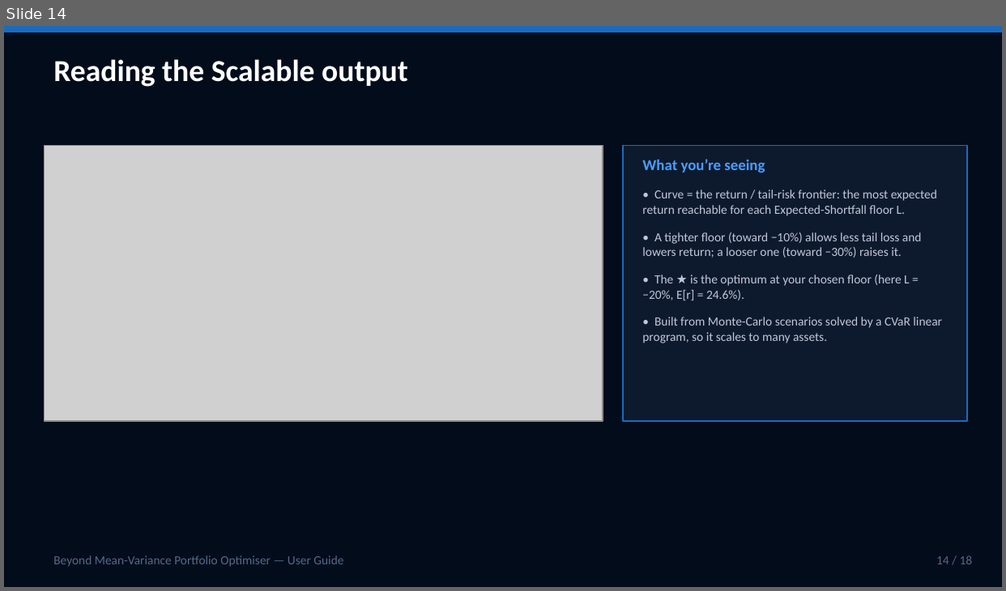
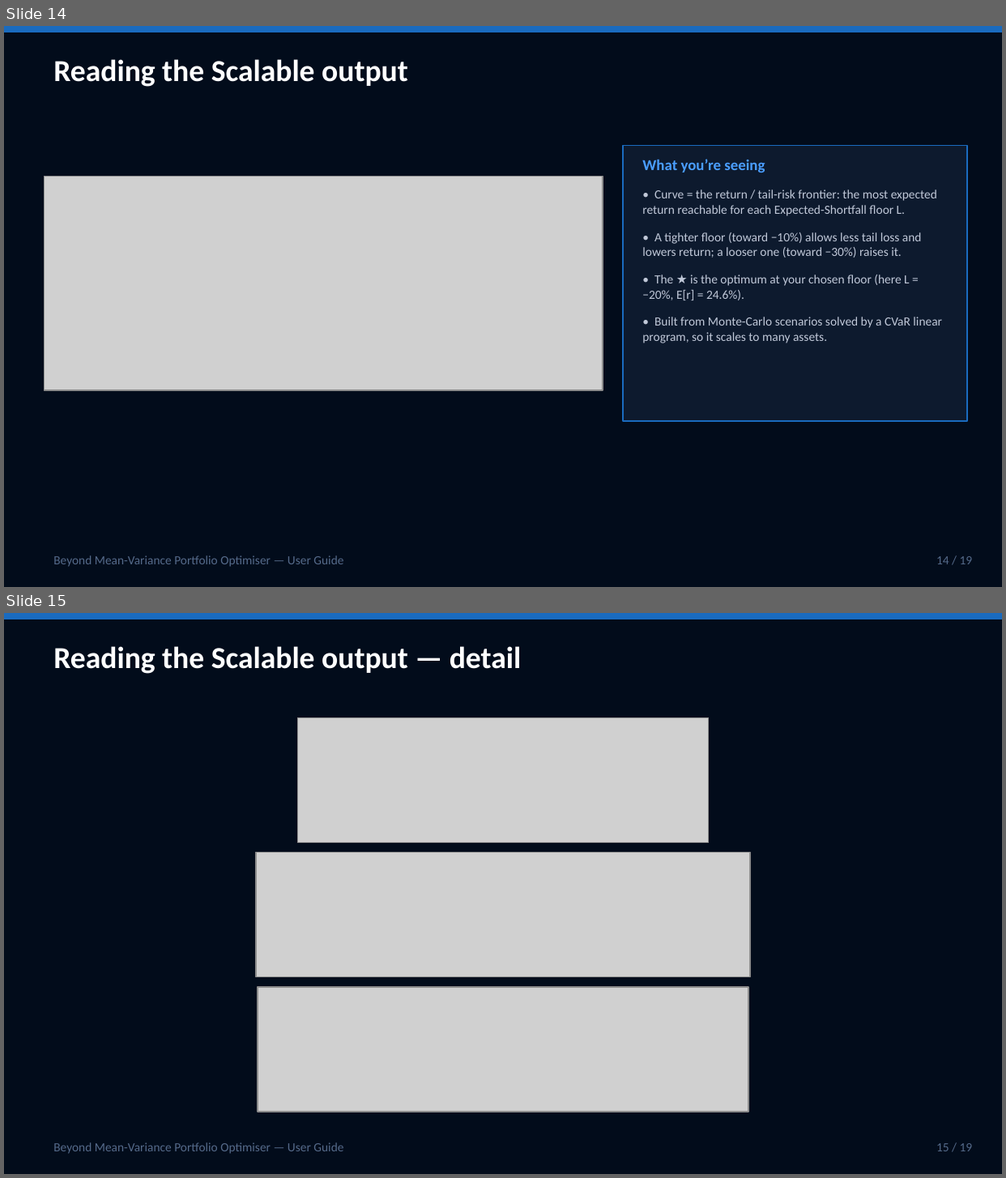
Before and after one commit to SamiJeddou/behavioral-portfolio-optimizer, a slide deck: userguide.pptx. Shown one above the other, each under a label of ours: slide 14 before the commit, slides 14 and 15 after it. The pictures are 1006x591 and 1006x1178 pixels, drawn with LibreOffice and Linux fonts; fonts in the diff are those of the drawing; grey boxes stand for pictures. Boxes give left, top, right and bottom in pixels: in the first picture for what was removed or moved away, otherwise in the second. Text is boxed around its words. In the diff, an @@ line names an element or a change of style, - is before the commit and + after.

```diff
--- a/userguide.pptx
+++ b/userguide.pptx
@@ slide 15 added at <box>4,613,1002,1174</box>, background #020C1B @@
@@ rectangle added at <box>4,613,1002,619</box>, fill #1A6BBF, outline #1A6BBF 1 pt @@
@@ text added at <box>53,646,521,674</box>, 22 pt, text #FFFFFF, bold @@
+Reading the Scalable output — detail
@@ picture added at <box>297,717,709,842</box> @@
@@ picture added at <box>255,853,749,977</box> @@
@@ picture added at <box>258,987,748,1112</box> @@
@@ text added at <box>53,1143,343,1154</box>, 9 pt, text #556A8A @@
+Beyond Mean-Variance Portfolio Optimiser — User Guide
@@ text added at <box>936,1144,973,1152</box>, 9 pt, text #556A8A @@
+15 / 19
@@ slide 14 changed as well @@
@@ picture: place and size @@
-picture at <box>44,146,603,421</box>
+picture at <box>44,177,603,391</box>
@@ text at <box>936,557,973,565</box>: text changed @@
-14 / 18
+14 / 19
```
Also in this commit, not shown: 17 other slides changed, 7 other files.
